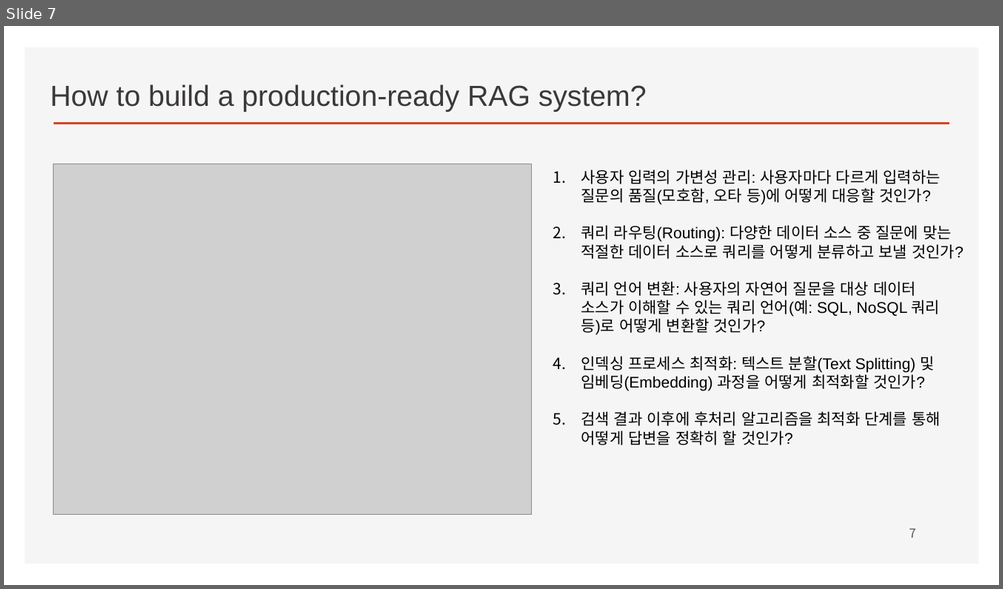
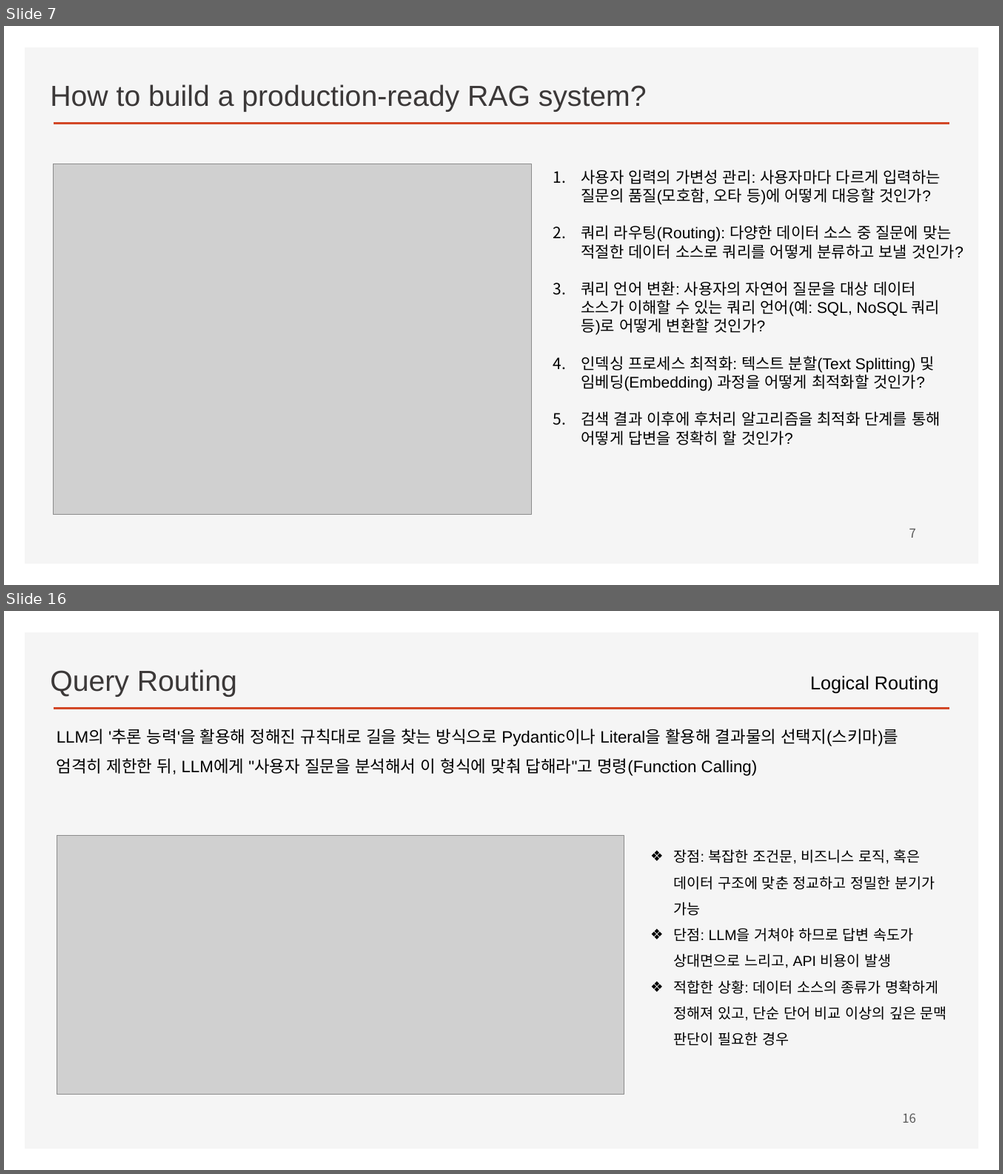
Before and after one commit to ancestor9/2026_Fall_Learning-Langchain-AI-Agent, a slide deck: CHAPTER 3 RAG Part II_Chatting with Your Data.pptx. Shown one above the other, each under a label of ours: slide 7 before the commit, slides 7 and 16 after it; the slides between them are not shown. The pictures are 1003x589 and 1003x1174 pixels, drawn with LibreOffice and Linux fonts; fonts in the diff are those of the drawing; grey boxes stand for pictures; background and template pictures are left out. Boxes give left, top, right and bottom in pixels: in the first picture for what was removed or moved away, otherwise in the second. Text is boxed around its words. In the diff, an @@ line names an element or a change of style, - is before the commit and + after.

```diff
--- a/CHAPTER 3 RAG Part II_Chatting with Your Data.pptx
+++ b/CHAPTER 3 RAG Part II_Chatting with Your Data.pptx
@@ slide 16 added at [4, 611, 999, 1170], background #FFFFFF; not listed: 2 template elements that a slide beside it also shows @@
@@ text added at [50, 669, 237, 697], 28 pt, text #3B3838 @@
+Query Routing
@@ text added at [810, 675, 939, 693], 18 pt, text #000000 @@
+Logical Routing
@@ text added at [57, 729, 898, 776], 16 pt, text #000000 @@
+LLM의 '추론 능력'을 활용해 정해진 규칙대로 길을 찾는 방식으로 Pydantic이나 Literal을 활용해 결과물의 선택지(스키마)를 엄격히 제한한 뒤, LLM에게 "사용자 질문을 분석해서 이 형식에 맞춰 답해라"고 명령(Function Calling)
@@ picture added at [57, 835, 624, 1095] @@
@@ text added at [674, 849, 947, 1046], 14 pt, text #000000 @@
+❖ 장점: 복잡한 조건문, 비즈니스 로직, 혹은 데이터 구조에 맞춘 정교하고 정밀한 분기가 가능
+❖ 단점: LLM을 거쳐야 하므로 답변 속도가 상대면으로 느리고, API 비용이 발생
+❖ 적합한 상황: 데이터 소스의 종류가 명확하게 정해져 있고, 단순 단어 비교 이상의 깊은 문맥 판단이 필요한 경우
@@ page number added at [902, 1113, 916, 1123], 12 pt, text #595959 @@
+16
```
Also in this commit, not shown: 3 slides changed, 8 other slides added, 1 slide removed.
